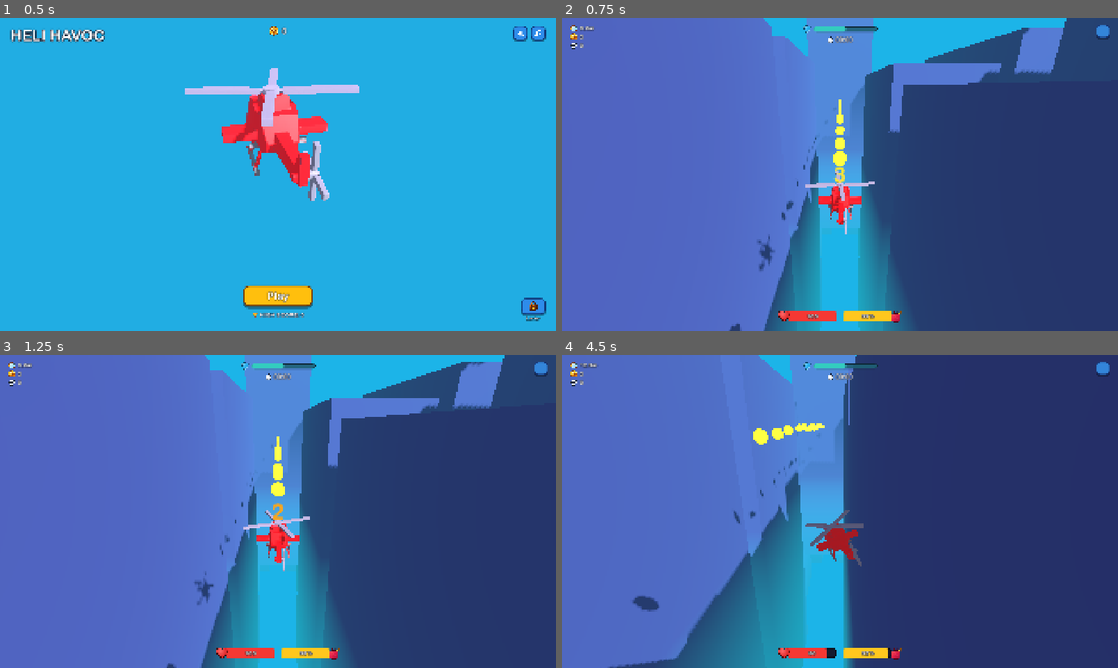
Above: before the commit, frames 1-4 (two rows, left to right).
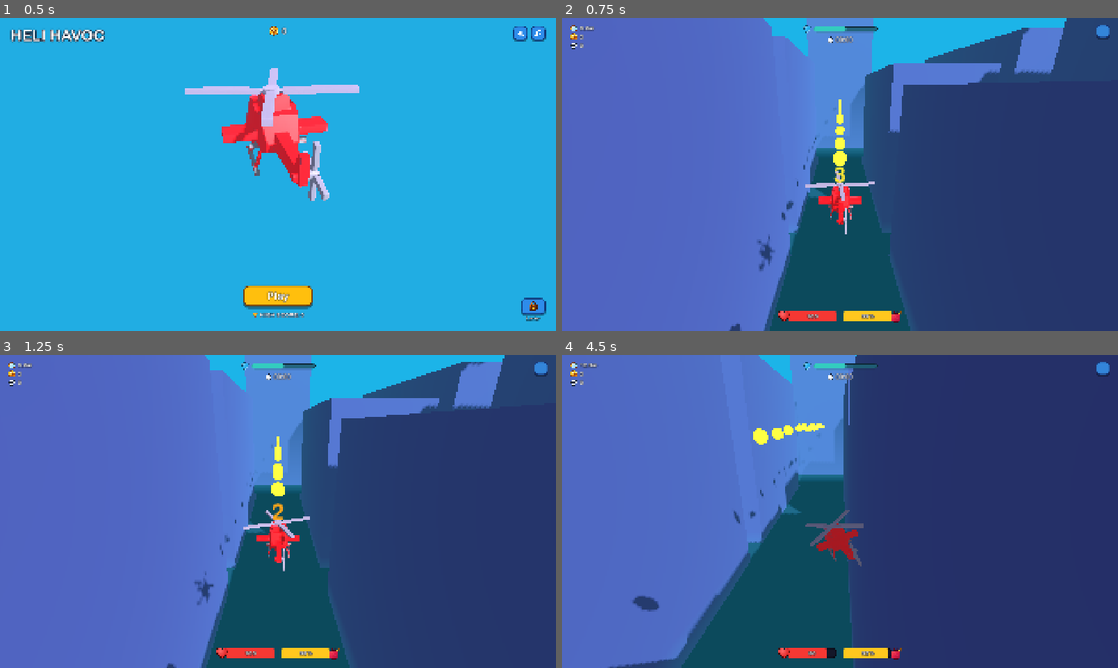
Above: after the commit, the same moments.

Repository: ArnavNah/Godot-Heli-Havoc-Like-Clone
Game: Godot game, scene res://scenes/ui/main_menu.tscn
The game is run twice, just before and just after one commit, with the same random seed, the same clock (stepped at 60 frames per second) and the same inputs.
Inputs (mouse positions are in pixels of both pictures, inside the frame that each line leads up to):
- Up to frame 1 (0.5 s): no input
- Up to frame 2 (0.75 s): click "Play" at 0.5 s
- Up to frame 3 (1.25 s): no input
- Up to frame 4 (4.5 s): tap Enter at 1.25 s; move the mouse to (962, 495) at 1.27 s; hold D (move_right) 1.28-2 s; hold Shift 1.28-2 s; click (962, 495) at 1.42 s; drag from (728, 527) to (812, 574) at 2.02 s; move the mouse to (895, 442) at 2.77 s; hold D (move_right) 2.78-3.5 s; hold Shift 2.78-3.5 s; drag from (812, 574) to (673, 464) at 3.52 s; move the mouse to (1006, 558) at 4.27 s; hold A (move_left) from 4.28 s (still down); hold Shift from 4.28 s (still down)

Frame 1 is identical in both runs. In frame 2, 7.9% of the frame differs, in the area x 37-63%, y 41-100%; in frame 3, 8.1%; in frame 4, 11%, in the area x 21-53%, y 38-100%.

Commit message:
fix: prevent player falling below city

Diff:
--- a/scenes/game/city_arena.tscn
+++ b/scenes/game/city_arena.tscn
@@ -23,6 +23,17 @@
 fog_depth_begin = 40.0
 fog_depth_end = 260.0
 
+[sub_resource type="StandardMaterial3D" id="StandardMaterial3D_city_ground"]
+albedo_color = Color(0.075, 0.14, 0.22, 1)
+roughness = 0.92
+
+[sub_resource type="PlaneMesh" id="PlaneMesh_city_ground"]
+material = SubResource("StandardMaterial3D_city_ground")
+size = Vector2(10000, 10000)
+
+[sub_resource type="BoxShape3D" id="BoxShape3D_city_ground"]
+size = Vector3(10000, 0.4, 10000)
+
 [node name="CityArena" type="Node3D" unique_id=164227955]
 script = ExtResource("1_arena")
 
@@ -36,6 +47,17 @@
 light_specular = 0.2
 shadow_enabled = true
 shadow_bias = 0.04
+
+[node name="Ground" type="StaticBody3D" parent="."]
+collision_layer = 2
+collision_mask = 0
+
+[node name="MeshInstance3D" type="MeshInstance3D" parent="Ground"]
+mesh = SubResource("PlaneMesh_city_ground")
+
+[node name="CollisionShape3D" type="CollisionShape3D" parent="Ground"]
+position = Vector3(0, -0.2, 0)
+shape = SubResource("BoxShape3D_city_ground")
 
 [node name="CityGridManager" type="Node3D" parent="." unique_id=1091303509]
 script = ExtResource("2_grid")
